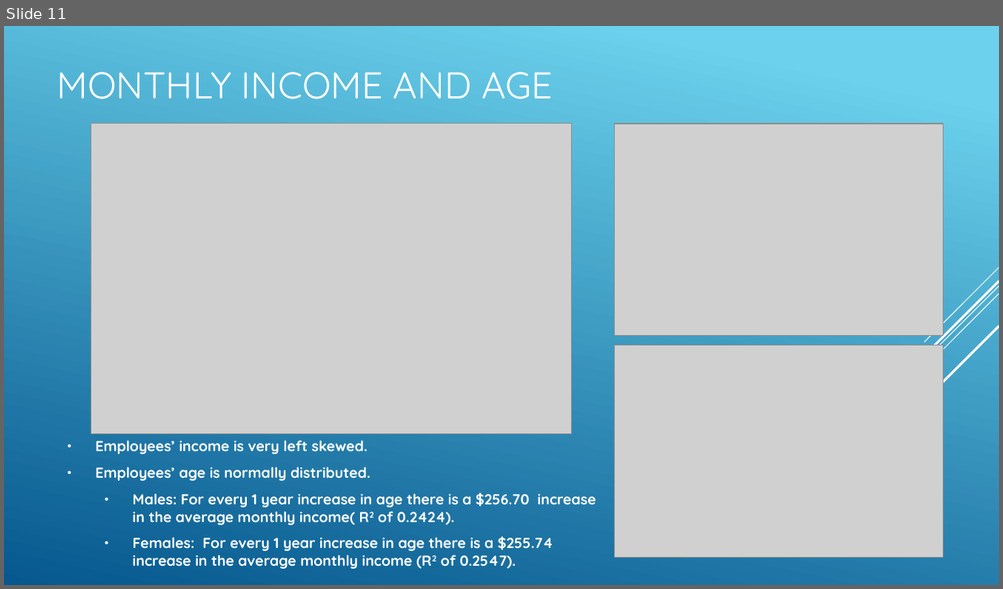
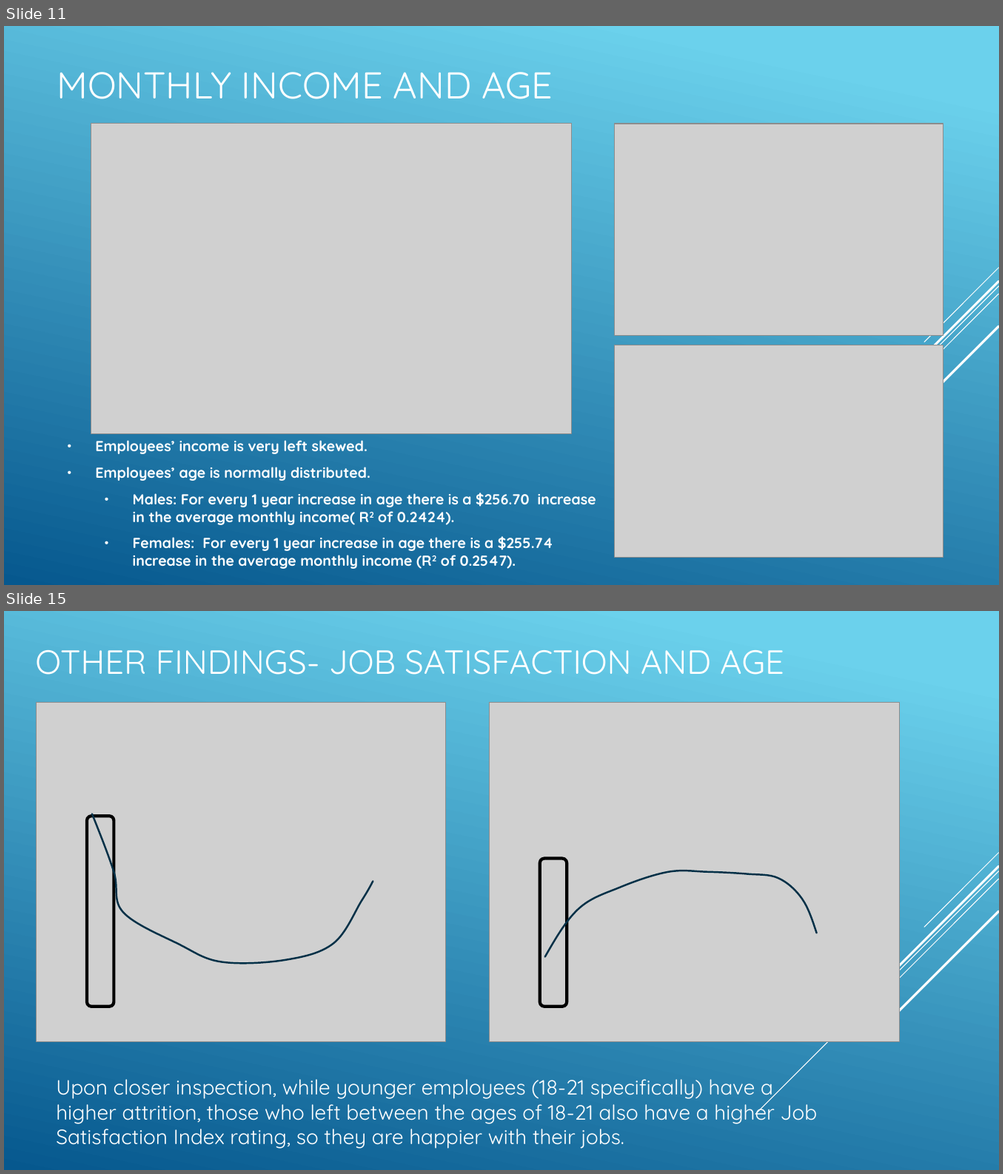
Before and after one commit to R-Chandna/MSDS6306_CaseStudy_2, a slide deck: Attrition_Case_Study_2_pptx_TAJAR_IP.pptx. Shown one above the other, each under a label of ours: slide 11 before the commit, slides 11 and 15 after it; the slides between them are not shown. The pictures are 1003x589 and 1003x1174 pixels, drawn with LibreOffice and Linux fonts; fonts in the diff are those of the drawing; grey boxes stand for pictures. Boxes give left, top, right and bottom in pixels: in the first picture for what was removed or moved away, otherwise in the second. Text is boxed around its words. In the diff, an @@ line names an element or a change of style, - is before the commit and + after.

```diff
--- a/Attrition_Case_Study_2_pptx_TAJAR_IP.pptx
+++ b/Attrition_Case_Study_2_pptx_TAJAR_IP.pptx
@@ slide 15 added at [4, 611, 999, 1170], background gradient #6ED2EB to #06588E; not listed: 5 template elements that a slide beside it also shows @@
@@ text added at [35, 650, 783, 675], 32.4 pt, text #FFFFFF @@
+OTHER FINDINGS- JOB SATISFACTION AND AGE
@@ picture added at [36, 703, 446, 1042] @@
@@ picture added at [489, 703, 899, 1042] @@
@@ rounded rectangle added at [87, 816, 114, 1007], outline #000000 3 pt @@
@@ freeform shape added at [92, 814, 373, 963], outline #043148 1.75 pt @@
@@ rounded rectangle added at [540, 859, 566, 1007], outline #000000 3 pt @@
@@ freeform shape added at [545, 871, 817, 957], outline #043148 1.75 pt @@
@@ text added at [56, 1079, 817, 1149], 20 pt, text #FFFFFF @@
+Upon closer inspection, while younger employees (18-21 specifically) have a higher attrition, those who left between the ages of 18-21 also have a higher Job Satisfaction Index rating, so they are happier with their jobs.
```
Also in this commit, not shown: 3 slides changed, 2 other slides added, 1 slide removed, 1 other file.
